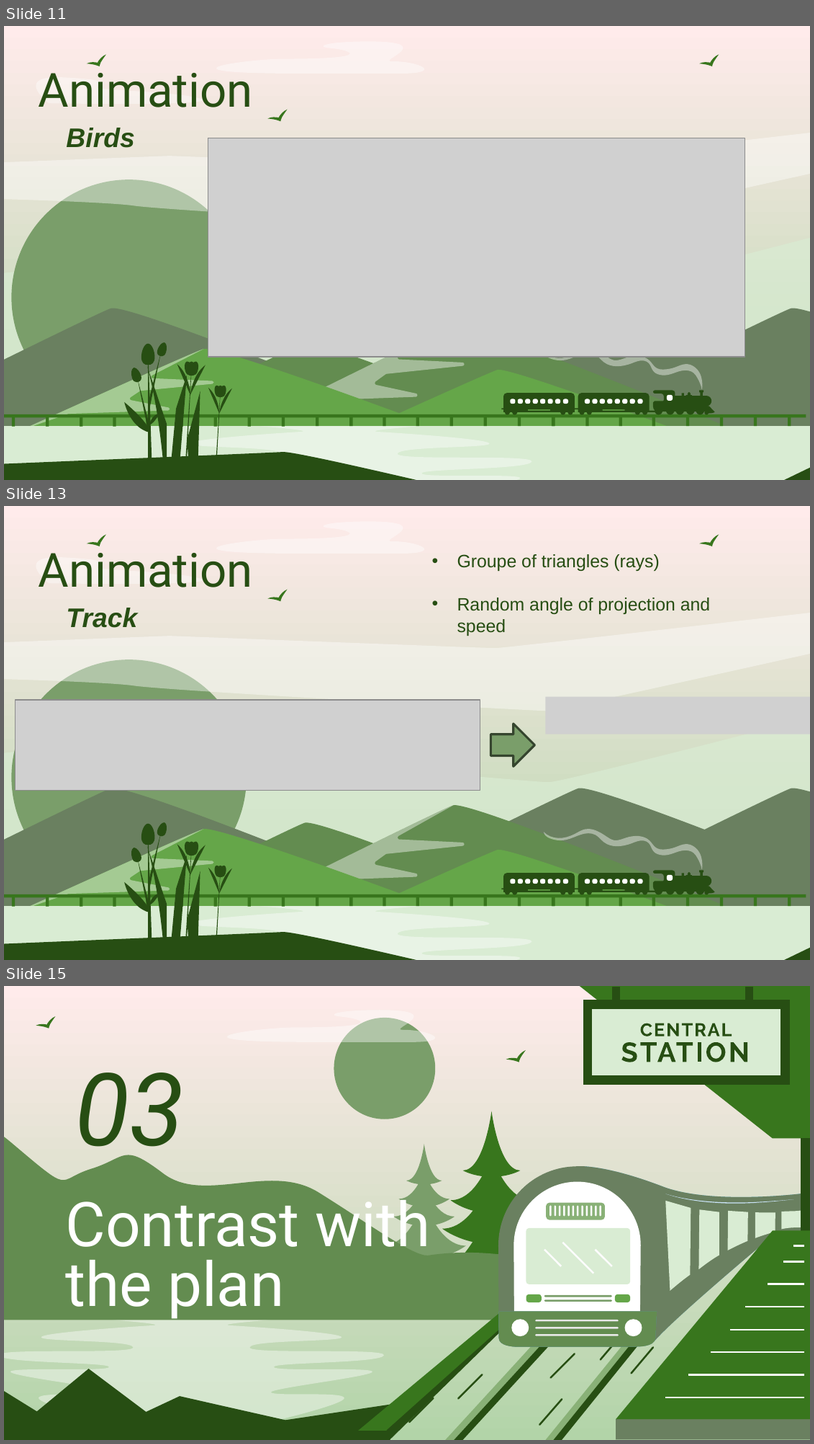
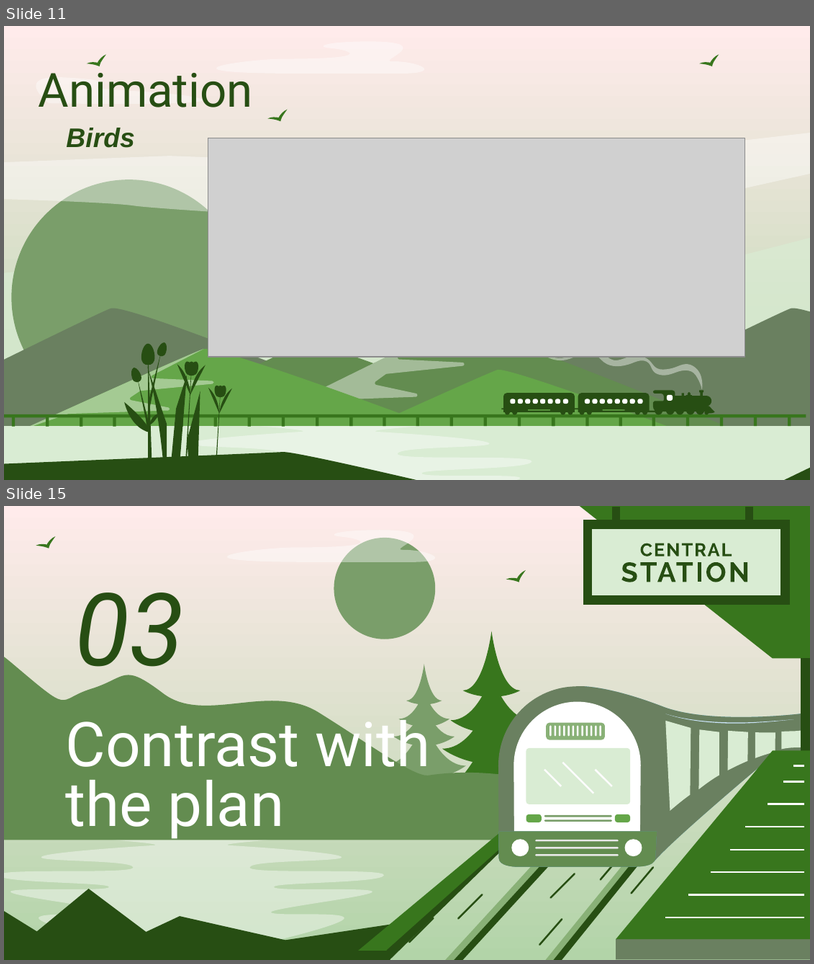
Before and after one commit to Smoother19/MusicAnimation, a slide deck: docs/presentation/PresAlpha.pptx. Shown one above the other, each under a label of ours: slides 11, 13 and 15 before the commit, slides 11 and 15 after it; the slides between them are not shown. The pictures are 814x1444 and 814x964 pixels, drawn with LibreOffice and Linux fonts; fonts in the diff are those of the drawing; grey boxes stand for pictures. Boxes give left, top, right and bottom in pixels: in the first picture for what was removed or moved away, otherwise in the second. Text is boxed around its words. In the diff, an @@ line names an element or a change of style, - is before the commit and + after.

```diff
--- a/docs/presentation/PresAlpha.pptx
+++ b/docs/presentation/PresAlpha.pptx
@@ slide 13 removed at [4,506,810,960], background gradient #FFEBEB to #B2D4A8; not listed: 88 template elements that a slide beside it also shows @@
@@ title removed at [39,543,253,587] @@
-Animation
@@ freeform shape removed at [16,557,214,584] @@
@@ subtitle removed at [458,554,710,636] @@
-• Groupe of triangles (rays)
-• Random angle of projection and speed
@@ freeform shape removed at [268,586,291,608] @@
@@ freeform shape removed at [4,613,810,710] @@
@@ text removed at [66,608,137,628] @@
-Track
@@ picture removed at [16,700,481,790] @@
@@ picture removed at [546,696,810,734] @@
@@ right arrow removed at [491,723,535,767] @@
```
Also in this commit, not shown: 6 slides changed, 3 slides added, 1 other file.
